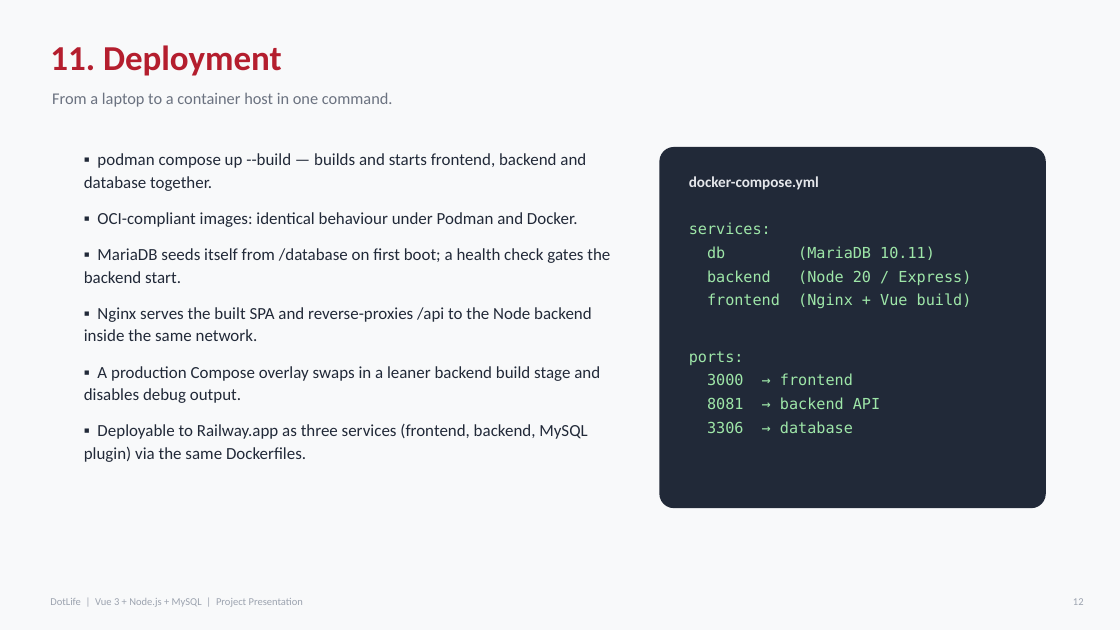
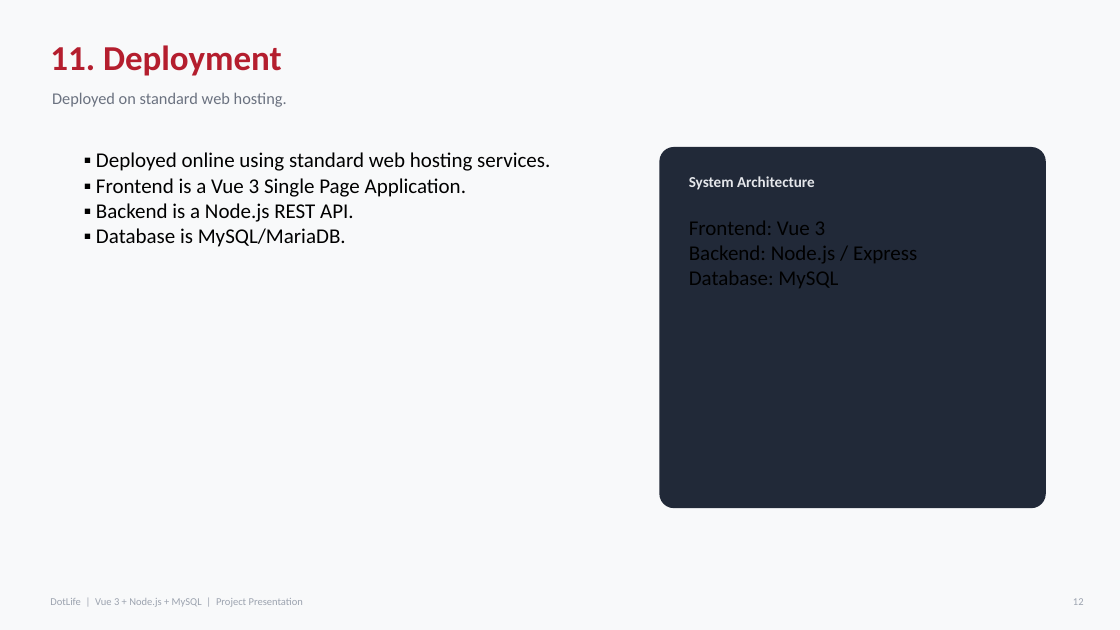
Before and after one commit to 0x0prateek/Blood-Donation-Camp-System, a slide deck: slide 12 of docs/DotLife_Presentation.pptx. Drawn at 1120x630 pixels with LibreOffice and Linux fonts; fonts in the diff are those of the drawing. Boxes give left, top, right and bottom in pixels: in the first picture for what was removed or moved away, otherwise in the second. Text is boxed around its words. In the diff, an @@ line names an element or a change of style, - is before the commit and + after.

Commit message:
docs: simplify PPTX for professor and remove containerization

```diff
--- a/docs/DotLife_Presentation.pptx
+++ b/docs/DotLife_Presentation.pptx
@@ text at box(52, 92, 287, 107): text changed @@
-From a laptop to a container host in one command.
+Deployed on standard web hosting.
@@ text at box(96, 152, 550, 247): text changed; size 14.5 to 18 pt; text colour #212938 to #000000 @@
-▪ podman compose up --build — builds and starts frontend, backend and database together.
-▪ OCI-compliant images: identical behaviour under Podman and Docker.
-▪ MariaDB seeds itself from /database on first boot; a health check gates the backend start.
-▪ Nginx serves the built SPA and reverse-proxies /api to the Node backend inside the same network.
-▪ A production Compose overlay swaps in a leaner backend build stage and disables debug output.
-▪ Deployable to Railway.app as three services (frontend, backend, MySQL plugin) via the same Dockerfiles.
+▪ Deployed online using standard web hosting services.
+▪ Frontend is a Vue 3 Single Page Application.
+▪ Backend is a Node.js REST API.
+▪ Database is MySQL/MariaDB.
@@ text at box(689, 176, 815, 190): text changed @@
-docker-compose.yml
+System Architecture
@@ text at box(689, 221, 917, 288): text changed; size 13 to 18 pt; font DejaVu Sans Mono to Calibri; text colour #9EE6A8 to #000000 @@
-services:
-db (MariaDB 10.11)
-backend (Node 20 / Express)
-frontend (Nginx + Vue build)
-ports:
-3000 → frontend
-8081 → backend API
-3306 → database
+Frontend: Vue 3
+Backend: Node.js / Express
+Database: MySQL
```
Also in this commit, not shown: 6 other slides changed.
